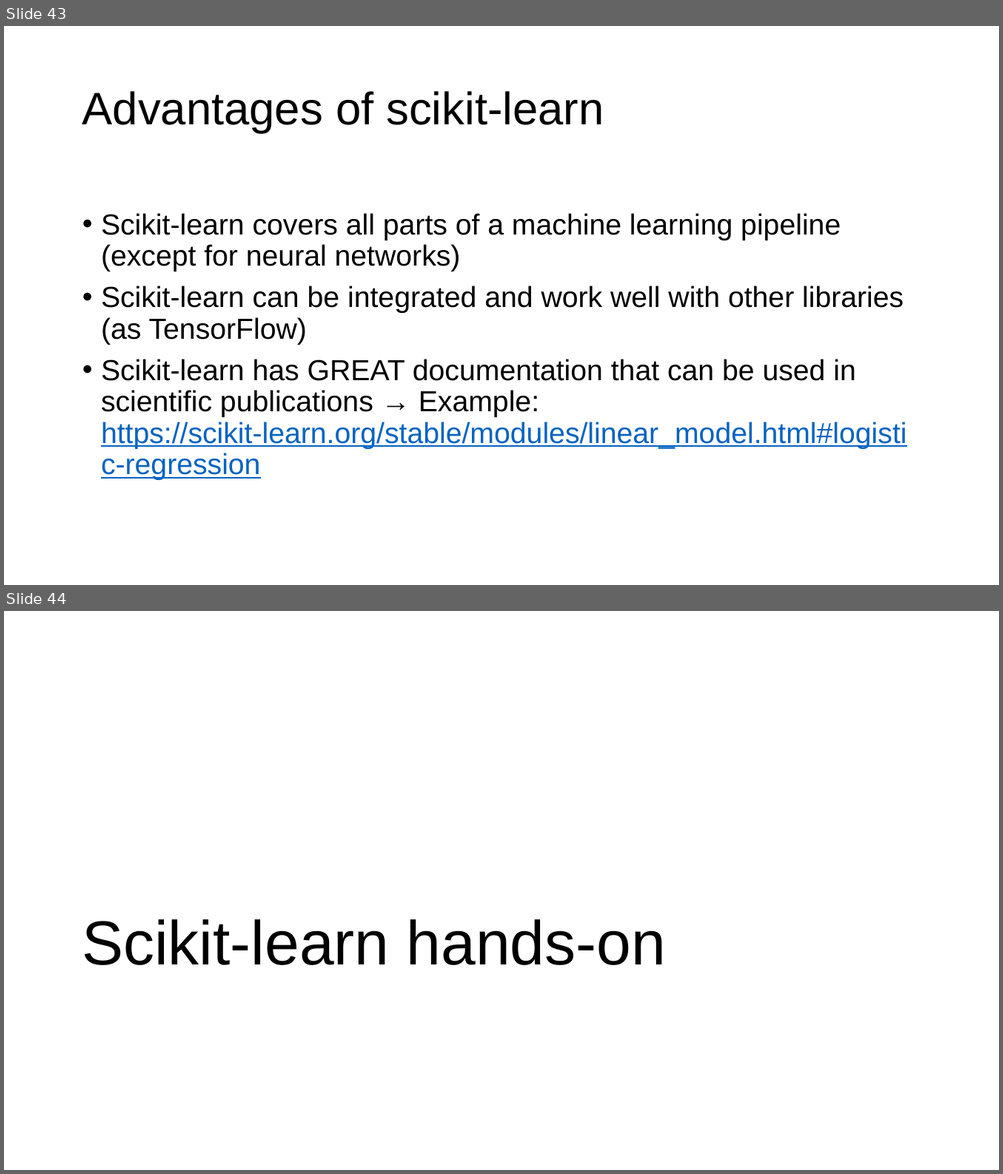
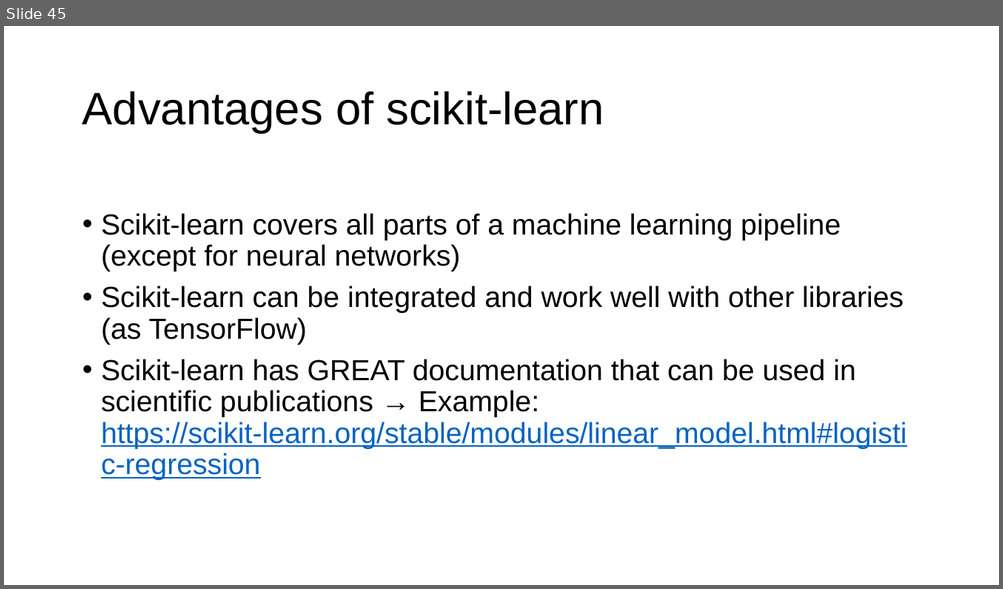
Before and after one commit to toelt-llc/MACHINE-LEARNING-SCHOOL-INAF, a slide deck: DAY1/04 - Introduction to python and scikit-learn/Introduction Python and Scikit-learn.pptx. Shown one above the other, each under a label of ours: slides 43 and 44 before the commit, slide 45 after it. The pictures are 1003x1174 and 1003x589 pixels, drawn with LibreOffice and Linux fonts; fonts in the diff are those of the drawing; background and template pictures are left out. Boxes give left, top, right and bottom in pixels: in the first picture for what was removed or moved away, otherwise in the second. Text is boxed around its words. In the diff, an @@ line names an element or a change of style, - is before the commit and + after.

```diff
--- a/DAY1/04 - Introduction to python and scikit-learn/Introduction Python and Scikit-learn.pptx
+++ b/DAY1/04 - Introduction to python and scikit-learn/Introduction Python and Scikit-learn.pptx
@@ slide 44 removed at <box>4,611,999,1170</box>, background #FFFFFF @@
@@ title removed at <box>82,920,666,965</box> @@
-Scikit-learn hands-on
@@ what was slide 43 is now slide 45 @@
```
Also in this commit, not shown: 4 slides changed, 7 slides added, 3 other slides removed, 6 other files.
